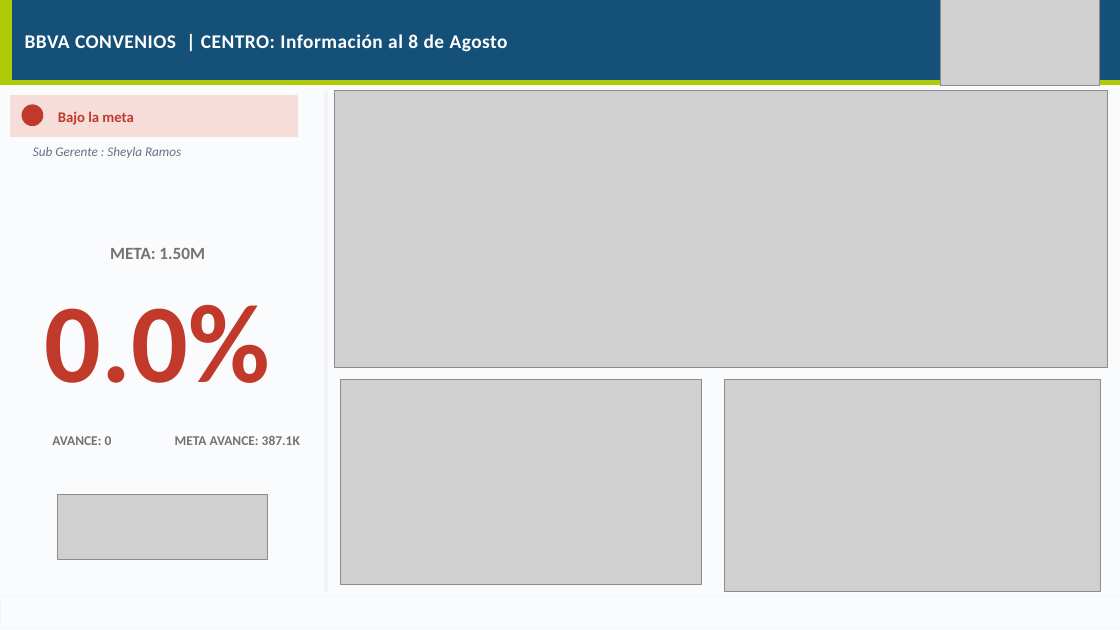
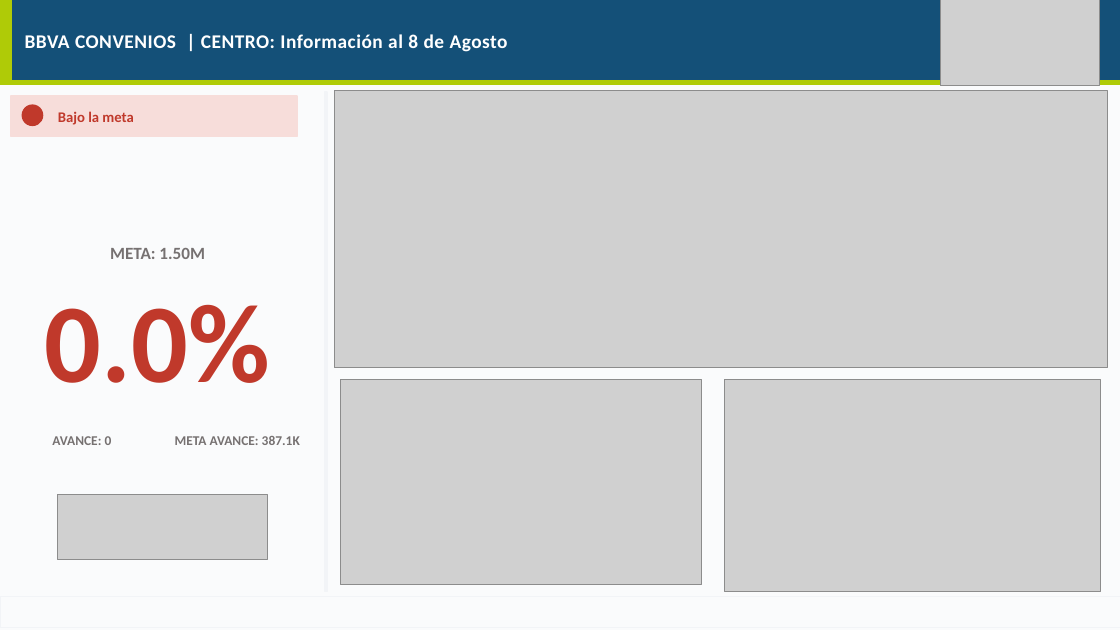
Before and after one commit to piere0405/streamlit_app, a slide deck: slide 15 of plantilla_campanias.pptx. Drawn at 1120x630 pixels with LibreOffice and Linux fonts; fonts in the diff are those of the drawing; grey boxes stand for pictures. Boxes give left, top, right and bottom in pixels: in the first picture for what was removed or moved away, otherwise in the second. Text is boxed around its words. In the diff, an @@ line names an element or a change of style, - is before the commit and + after.

```diff
--- a/plantilla_campanias.pptx
+++ b/plantilla_campanias.pptx
@@ text removed at <box>33,147,181,158</box> @@
-Sub Gerente : Sheyla Ramos
```
Also in this commit, not shown: 54 other slides changed, 1 other file.
